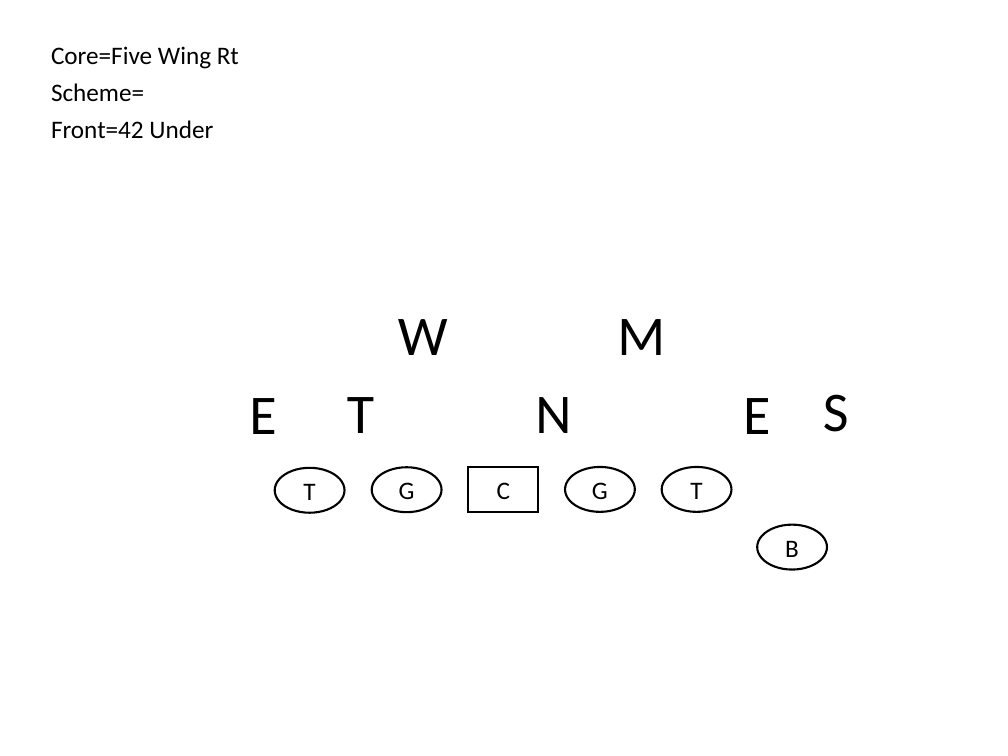
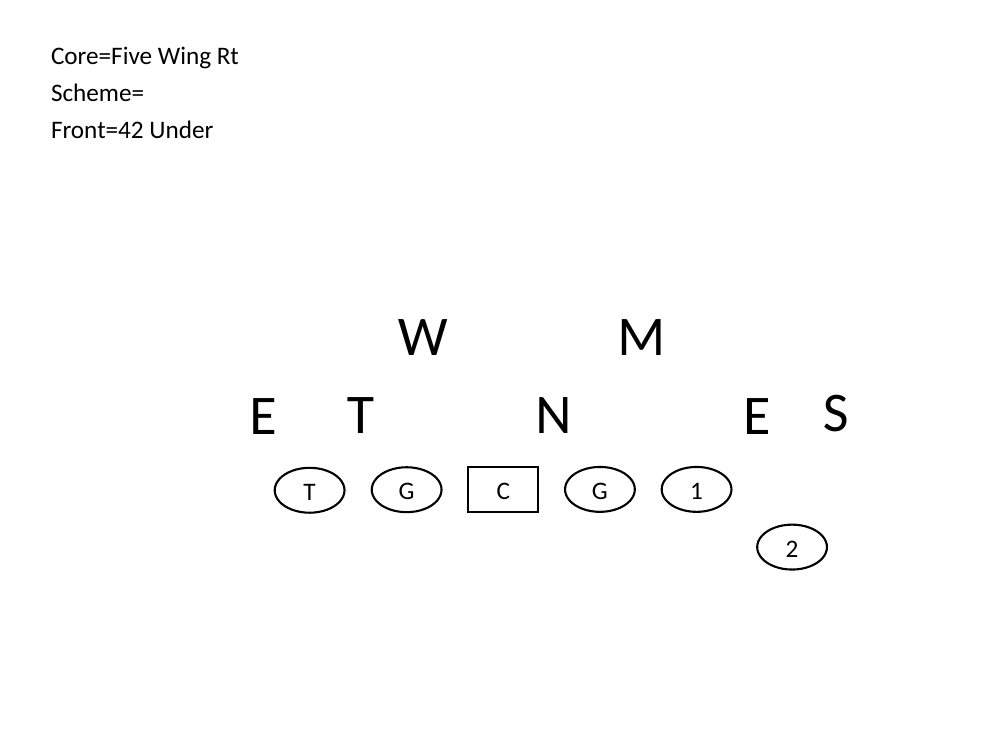
Before and after one commit to Aceplace/VBAScoutCard, a slide deck: slide 53 of CoreTemplates/core_fronts.pptx (slide 43 before the commit). Drawn at 1008x756 pixels with LibreOffice and Linux fonts; fonts in the diff are those of the drawing. Boxes give left, top, right and bottom in pixels: in the first picture for what was removed or moved away, otherwise in the second. Text is boxed around its words. In the diff, an @@ line names an element or a change of style, - is before the commit and + after.

```diff
--- a/CoreTemplates/core_fronts.pptx
+++ b/CoreTemplates/core_fronts.pptx
@@ text in ellipse at bbox=[690, 482, 703, 499]: text changed @@
-T
+1
@@ text in ellipse at bbox=[786, 540, 799, 557]: text changed @@
-B
+2
```
Also in this commit, not shown: 41 other slides changed, 10 slides added, 13 other files.
